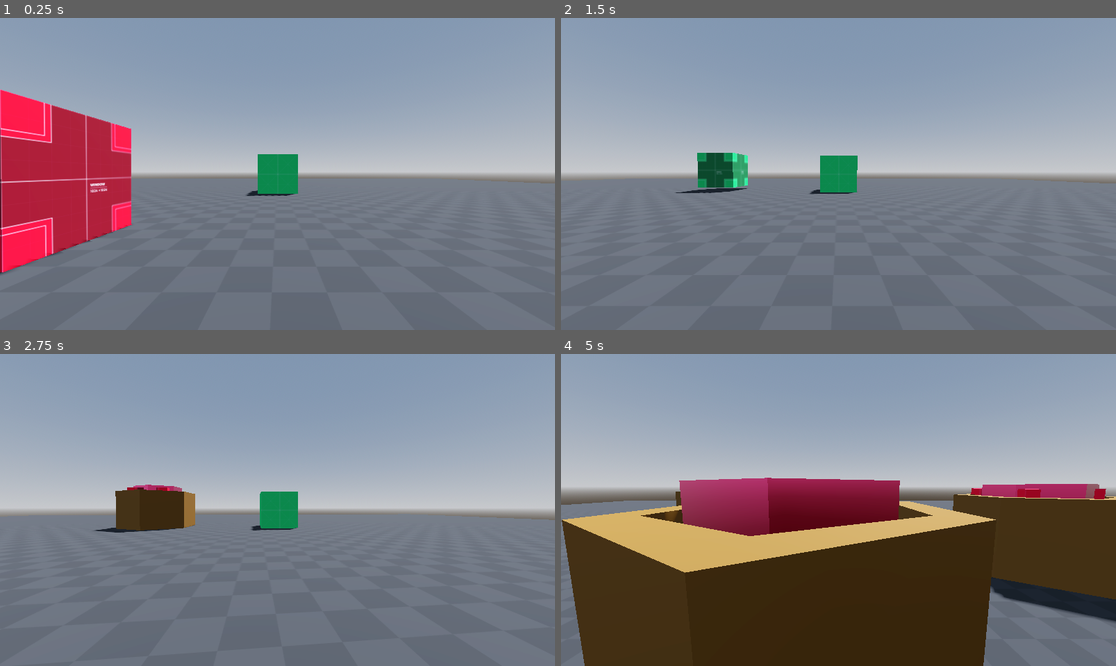
Above: before the commit, frames 1-4 (two rows, left to right).
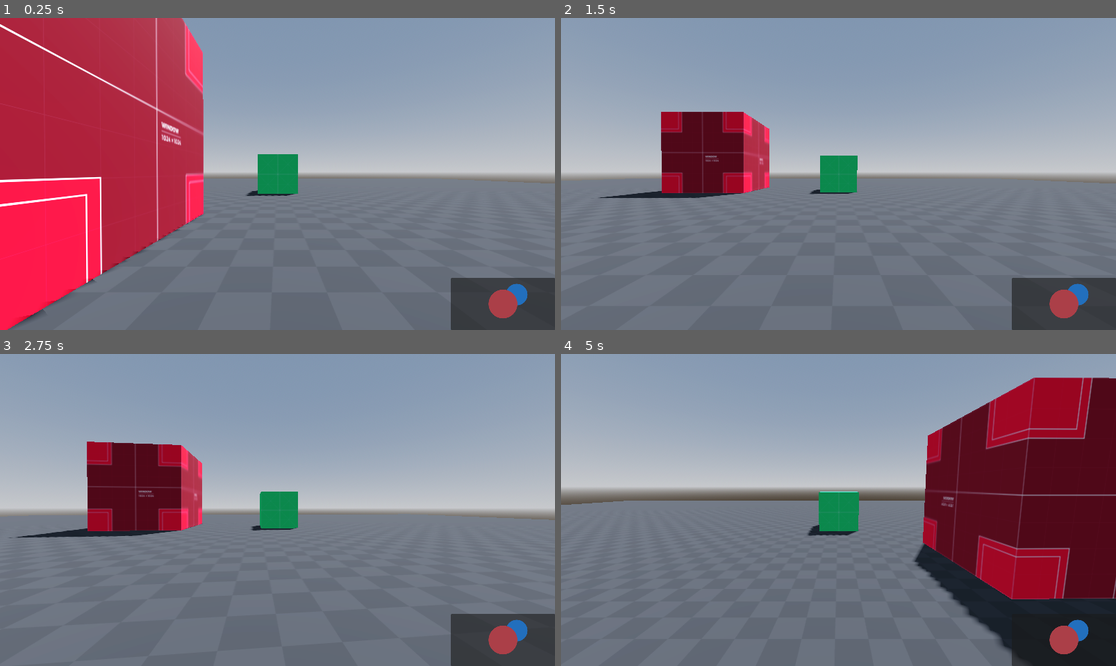
Above: after the commit, the same moments.

Repository: OscarPatchworth/BsOW
Game: Godot game, scene res://GodotExp.tscn
The game is run twice, just before and just after one commit, with the same random seed, the same clock (stepped at 60 frames per second) and the same inputs. The project has no main scene, so this scene is started directly.
Inputs (mouse positions are in pixels of both pictures, inside the frame that each line leads up to):
- Up to frame 1 (0.25 s): no input
- Up to frame 2 (1.5 s): move the mouse to (960, 158) at 0.52 s; click (960, 158) at 0.6 s; move the mouse to (727, 189) at 1.27 s; tap S (cam_down) at 1.35 s
- Up to frame 3 (2.75 s): click (166, 525) at 1.55 s; tap Enter at 2 s; move the mouse to (333, 441) at 2.02 s; tap A (cam_left) at 2.1 s; click (333, 441) at 2.3 s
- Up to frame 4 (5 s): tap Space at 2.75, 4.25 s; move the mouse to (810, 572) at 2.77 s; tap D (cam_right) at 2.85 s; click (810, 572) at 3.05 s; tap Enter at 3.5 s; move the mouse to (1005, 556) at 3.52 s; tap W (cam_up) at 3.6 s; click (1005, 556) at 3.8 s; move the mouse to (672, 463) at 4.27 s; tap Mouse wheel up (cam_zoom_in) at 4.35 s; click (672, 463) at 4.55 s

The runs differ from the first frame. In frame 1, 28% of the frame differs, in the area x 0-100%, y 0-100%; in frame 2, 8.3%; in frame 3, 9.1%; in frame 4, 64%, in the area x 0-100%, y 7-100%.

Commit message:
I forgot to commit in a while. Sorry. A lot has change and I honestly don't remember how much has. There's a terrian class now (just a shell rn) I renamed a bunch of 'terrian' to biome to better distinghish between the terrian model and the biome propety I added a DataStore that helps communicate between Nodes and hold some const, such as material/model paths for the biomes and the biome enum itself. IDK if I should have it seperate e.g. in its own Terrian/Biome class/data-store but ... we'll deal w/ that later when things get too complicated lol Good Luck

Diff:
--- a/Assest_Scenes/BaseTerrianImp.tscn
+++ b/Assest_Scenes/BaseTerrianImp.tscn
@@ -1,6 +1,6 @@
 [gd_scene load_steps=2 format=3 uid="uid://cx2xr4ku7fjji"]
 
-[ext_resource type="PackedScene" uid="uid://bble45d7i3dt2" path="res://Models/Blender_Imports/ProtoTerrian.blend" id="1_imfri"]
+[ext_resource type="PackedScene" uid="uid://bble45d7i3dt2" path="res://Terrian/Models/Blender_Imports/ProtoTerrian.blend" id="1_imfri"]
 
 [node name="ProtoTerrian" instance=ExtResource("1_imfri")]
 
--- a/Assest_Scenes/is_placeable_box.tscn
+++ b/Assest_Scenes/is_placeable_box.tscn
@@ -1,6 +1,6 @@
 [gd_scene load_steps=7 format=3 uid="uid://csjp0fs12pgui"]
 
-[ext_resource type="Script" path="res://Scripts/is_placeable_box.gd" id="1_5udi3"]
+[ext_resource type="Script" path="res://Scripts/main/is_placeable_box.gd" id="1_5udi3"]
 [ext_resource type="Texture2D" uid="uid://cvvwuxrt0xnbi" path="res://Textures/TempTextures/third_person_controller_assets/textures/grids/Green/texture_13.png" id="1_nelum"]
 [ext_resource type="Texture2D" uid="uid://ntuycylqfvn6" path="res://Textures/TempTextures/third_person_controller_assets/textures/grids/Red/texture_13.png" id="2_vxif1"]
 
@@ -10,12 +10,15 @@
 albedo_texture = ExtResource("1_nelum")
 uv1_triplanar = true
 
-[sub_resource type="BoxShape3D" id="BoxShape3D_cltmq"]
+[sub_resource type="CylinderShape3D" id="CylinderShape3D_4d1n6"]
+height = 1.0
+radius = 0.8
 
 [node name="isPlaceableBox" type="Node3D"]
+transform = Transform3D(2.1, 0, 0, 0, 2.1, 0, 0, 0, 2.1, 0, 0, 0)
 script = ExtResource("1_5udi3")
-isCollidingMaterial = ExtResource("2_vxif1")
-isOpenMaterial = ExtResource("1_nelum")
+validPlacementMaterial = ExtResource("1_nelum")
+invalidPlacementMaterial = ExtResource("2_vxif1")
 
 [node name="MeshInstance3D" type="MeshInstance3D" parent="."]
 transform = Transform3D(1, 0, 0, 0, 1, 0, 0, 0, 1, 0, 0.5, 0)
@@ -29,8 +32,8 @@
 collision_mask = 3
 
 [node name="CollisionShape3D" type="CollisionShape3D" parent="Area3D"]
-transform = Transform3D(1.1, 0, 0, 0, 1.1, 0, 0, 0, 1.1, 0, 0, 0)
-shape = SubResource("BoxShape3D_cltmq")
+transform = Transform3D(1, 0, 0, 0, 1, 0, 0, 0, 1, 0, 0.3, 0)
+shape = SubResource("CylinderShape3D_4d1n6")
 
 [connection signal="body_entered" from="Area3D" to="." method="_on_area_3d_body_entered"]
 [connection signal="body_exited" from="Area3D" to="." method="_on_area_3d_body_exited"]
--- a/Assest_Scenes/proto_terrian.tscn
+++ b/Assest_Scenes/proto_terrian.tscn
@@ -1,8 +1,10 @@
-[gd_scene load_steps=2 format=3 uid="uid://b5iwd2wrea8pk"]
+[gd_scene load_steps=3 format=3 uid="uid://b5iwd2wrea8pk"]
 
-[ext_resource type="PackedScene" uid="uid://brqjgcvfcqyjn" path="res://Models/Blender_Imports/ProtoTerrian.glb" id="1_tq4jp"]
+[ext_resource type="PackedScene" uid="uid://brqjgcvfcqyjn" path="res://Terrian/Models/Blender_Imports/ProtoTerrian.glb" id="1_tq4jp"]
+[ext_resource type="Script" path="res://Scripts/classes/Terrian.gd" id="2_dtuhd"]
 
 [node name="ProtoTerrian" instance=ExtResource("1_tq4jp")]
+script = ExtResource("2_dtuhd")
 
 [node name="StaticBody3D" parent="baseHex" index="0"]
 collision_layer = 2
--- a/GodotExp.tscn
+++ b/GodotExp.tscn
@@ -1,13 +1,15 @@
-[gd_scene load_steps=13 format=3 uid="uid://dp1qeccnucfgp"]
+[gd_scene load_steps=17 format=3 uid="uid://dp1qeccnucfgp"]
 
-[ext_resource type="Script" path="res://Scripts/camera_3d.gd" id="1_6jpp0"]
+[ext_resource type="Script" path="res://Scripts/main/data_store.gd" id="1_eofi0"]
 [ext_resource type="Texture2D" uid="uid://bn8wfhbs1omgo" path="res://Textures/TempTextures/third_person_controller_assets/textures/grids/Dark/texture_08.png" id="1_g3s7m"]
 [ext_resource type="PackedScene" uid="uid://ty2bm3kxr1dp" path="res://Textures/TempTextures/box.tscn" id="2_yont3"]
 [ext_resource type="PackedScene" uid="uid://b5iwd2wrea8pk" path="res://Assest_Scenes/proto_terrian.tscn" id="3_dr08r"]
-[ext_resource type="Script" path="res://Scripts/cam_gimbal.gd" id="3_og5xy"]
+[ext_resource type="Script" path="res://Scripts/main/cam_gimbal.gd" id="3_og5xy"]
 [ext_resource type="PackedScene" uid="uid://csjp0fs12pgui" path="res://Assest_Scenes/is_placeable_box.tscn" id="5_lmwb0"]
-[ext_resource type="Script" path="res://Scripts/user_controler.gd" id="6_ju1sv"]
-[ext_resource type="Script" path="res://ply_data_store.gd" id="8_jbgbn"]
+[ext_resource type="Script" path="res://Scripts/main/user_controler.gd" id="6_ju1sv"]
+[ext_resource type="Script" path="res://Scripts/main/ply_data_store.gd" id="8_jbgbn"]
+[ext_resource type="StyleBox" uid="uid://davru3uqkfrwq" path="res://Terrian/Biomes/UI_Textures/BadlandQueue.tres" id="9_ff70u"]
+[ext_resource type="Script" path="res://Scripts/main/queuedBiomeUI.gd" id="9_w476g"]
 
 [sub_resource type="ProceduralSkyMaterial" id="ProceduralSkyMaterial_hufr3"]
 sky_horizon_color = Color(0.64625, 0.65575, 0.67075, 1)
@@ -26,9 +28,32 @@
 albedo_texture = ExtResource("1_g3s7m")
 uv1_triplanar = true
 
+[sub_resource type="GDScript" id="GDScript_5t88j"]
+script/source = "extends Camera3D
+
+# Called when the node enters the scene tree for the first time.
+func _ready() -> void:
+	pass # Replace with function body.
+
+
+# Called every frame. 'delta' is the elapsed time since the previous frame.
+func _process(delta: float) -> void:
+	pass
+"
+
+[sub_resource type="StyleBoxFlat" id="StyleBoxFlat_dofb0"]
+bg_color = Color(0.1332, 0.4366, 0.74, 1)
+corner_radius_top_left = 50
+corner_radius_top_right = 50
+corner_radius_bottom_right = 50
+corner_radius_bottom_left = 50
+
 [node name="Node3D" type="Node3D"]
 
 [node name="Env" type="Node3D" parent="."]
+
+[node name="DataStore" type="Node3D" parent="Env"]
+script = ExtResource("1_eofi0")
 
 [node name="WorldEnvironment" type="WorldEnvironment" parent="Env"]
 environment = SubResource("Environment_1qj3v")
@@ -55,13 +80,10 @@
 [node name="Player" type="Node3D" parent="."]
 transform = Transform3D(0.999863, 0, 0.0165799, 0, 1, 0, -0.0165799, 0, 0.999863, 0, 0, 0)
 
-[node name="isPlaceableBox" parent="Player" instance=ExtResource("5_lmwb0")]
-transform = Transform3D(1, 0, -1.86265e-09, 0, 1, 0, 1.86265e-09, 0, 1, 0, 0, 0)
-
 [node name="UserControler" type="Node3D" parent="Player" node_paths=PackedStringArray("cam", "checkPlaceable")]
 transform = Transform3D(0.999862, 0, -0.0165799, 0, 1, 0, 0.0165799, 0, 0.999862, 0, 0, 0)
 script = ExtResource("6_ju1sv")
-terrianHex = ExtResource("3_dr08r")
+biomeHex = ExtResource("3_dr08r")
 cam = NodePath("../CamGimbal/InnerGimbal/Camera3D")
 checkPlaceable = NodePath("../isPlaceableBox")
 
@@ -76,7 +98,69 @@
 [node name="Camera3D" type="Camera3D" parent="Player/CamGimbal/InnerGimbal"]
 transform = Transform3D(1, 0, 0, 0, 1, 0, 0, 0, 1, 0, 0, 4)
 current = true
-script = ExtResource("1_6jpp0")
+script = SubResource("GDScript_5t88j")
 
 [node name="PlyDataStore" type="Node3D" parent="Player"]
 script = ExtResource("8_jbgbn")
+
+[node name="isPlaceableBox" parent="Player" instance=ExtResource("5_lmwb0")]
+
+[node name="UI" type="Node" parent="."]
+
+[node name="Control" type="Control" parent="UI"]
+layout_mode = 3
+anchors_preset = 3
+anchor_left = 1.0
+anchor_top = 1.0
+anchor_right = 1.0
+anchor_bottom = 1.0
+offset_left = -40.0
+offset_top = -40.0
+grow_horizontal = 0
+grow_vertical = 0
+
+[node name="Panel" type="Panel" parent="UI/Control"]
+layout_mode = 1
+anchors_preset = 3
+anchor_left = 1.0
+anchor_top = 1.0
+anchor_right = 1.0
+anchor_bottom = 1.0
+offset_left = -360.0
+offset_top = -180.0
+grow_horizontal = 0
+grow_vertical = 0
+script = ExtResource("9_w476g")
+
+[node name="QueuedBiome" type="Panel" parent="UI/Control/Panel"]
+unique_name_in_owner = true
+layout_mode = 1
+anchors_preset = 8
+anchor_left = 0.5
+anchor_top = 0.5
+anchor_right = 0.5
+anchor_bottom = 0.5
+offset_left = 10.0
+offset_top = -70.0
+offset_right = 85.0
+offset_bottom = 5.0
+grow_horizontal = 2
+grow_vertical = 2
+theme_override_styles/panel = SubResource("StyleBoxFlat_dofb0")
+
+[node name="ActiveBiome" type="Panel" parent="UI/Control/Panel"]
+layout_mode = 1
+anchors_preset = 8
+anchor_left = 0.5
+anchor_top = 0.5
+anchor_right = 0.5
+anchor_bottom = 0.5
+offset_left = -50.0
+offset_top = -50.0
+offset_right = 50.0
+offset_bottom = 50.0
+grow_horizontal = 2
+grow_vertical = 2
+theme_override_styles/panel = ExtResource("9_ff70u")
+
+[connection signal="biome_placed" from="Player/UserControler" to="Env/DataStore" method="_on_user_controler_biome_placed"]
--- a/Scripts/camera_3d.gd
+++ /dev/null
@@ -1,10 +0,0 @@
-extends Camera3D
-
-# Called when the node enters the scene tree for the first time.
-func _ready() -> void:
-	pass # Replace with function body.
-
-
-# Called every frame. 'delta' is the elapsed time since the previous frame.
-func _process(delta: float) -> void:
-	pass
--- /dev/null
+++ b/Scripts/classes/Terrian.gd
@@ -0,0 +1,31 @@
+class_name Terrian extends Node3D
+
+@onready var dataStore = load("res://Scripts/main/data_store.gd")
+@onready var terrianMesh = $baseHex
+@onready var biomeMesh = $biomeHex
+
+@onready var currentBiome = dataStore.biomeType.Plasma
+
+#Terrian Has:
+#Biome
+#Resources
+#Weather overide BOOL
+#POS Vector3
+#ROT Vector3
+#Building: Class
+#Units: [Units]
+
+
+
+# Called when the node enters the scene tree for the first time.
+func _ready(currentBiome = dataStore.biomeType.Plasma) -> void:
+	match currentBiome:
+		dataStore.biomeType.Plasma:
+
+			pass
+
+
+
+# Called every frame. 'delta' is the elapsed time since the previous frame.
+func _process(delta: float) -> void:
+	pass
--- /dev/null
+++ b/Scripts/main/data_store.gd
@@ -0,0 +1,43 @@
+extends Node3D
+
+#BIOME TYPES
+enum biomeType {Badlands, Coast, Forest, Mount, Ocean, Plains, Plasma}
+#Biome Material Links
+const BADLANDS_MATERIAL = "res://Terrian/Biomes/Materials/Terrian_Badlands.tres"
+const COAST_MATERIAL = "res://Terrian/Biomes/Materials/Terrian_Coast.tres"
+const FOREST_MATERIAL = "res://Terrian/Biomes/Materials/Terrian_Forest.tres"
+const MOUNT_MATERIAL = "res://Terrian/Biomes/Materials/Terrian_Mount.tres"
+const OCEAN_MATERIAL = "res://Terrian/Biomes/Materials/Terrian_Ocean.tres"
+const PLAINS_MATERIAL ="res://Terrian/Biomes/Materials/Terrian_Plains.tres"
+const PLASMA_MATERIAL = "res://Terrian/Biomes/Materials/Terrian_Plasma.tres"
+#Biome Texture Links
+const BADLANDS_STYLEBOX = "res://Terrian/Biomes/UI_Textures/BadlandQueue.tres"
+const COAST_STYLEBOX = "res://Terrian/Biomes/UI_Textures/CoastQueue.tres"
+const FOREST_STYLEBOX = "res://Terrian/Biomes/UI_Textures/ForesetQueue.tres"
+const MOUNT_STYLEBOX = "res://Terrian/Biomes/UI_Textures/Mount.tres"
+const OCEAN_STYLEBOX = "res://Terrian/Biomes/UI_Textures/OceanQueue.tres"
+const PLAINS_STYLEBOX = "res://Terrian/Biomes/UI_Textures/PlainsQueue.tres"
+const PLASMA_STLEBOX = "res://Terrian/Biomes/UI_Textures/PlasmaQueue.tres"
+
+
+#Biome UI Queue
+var nextbiome: biomeType
+var queuedbiome: biomeType
+
+@onready var UIscript = $"../../UI/Control/Panel"
+
+# Called when the node enters the scene tree for the first time.
+func _ready() -> void:
+	pass # Replace with function body.
+
+
+# Called every frame. 'delta' is the elapsed time since the previous frame.
+func _process(delta: float) -> void:
+	pass
+
+
+func _on_user_controler_biome_placed() -> void:
+	nextbiome = queuedbiome
+	queuedbiome = biomeType.values().pick_random()
+	UIscript.updated_biome_queue(nextbiome, queuedbiome)
+	pass # Replace with function body.
--- a/Scripts/is_placeable_box.gd
+++ b/Scripts/main/is_placeable_box.gd
@@ -1,25 +1,25 @@
 extends Node3D
 
 @onready var mesh = $MeshInstance3D
-@export var isCollidingMaterial: Texture
-@export var isOpenMaterial: Texture
+@export var validPlacementMaterial: Texture
+@export var invalidPlacementMaterial: Texture
 @onready var Ply := $"../UserControler"
 
 # Called when the node enters the scene tree for the first time.
 func _ready() -> void:
-	changeMaterial(isOpenMaterial)
+	changeMaterial(invalidPlacementMaterial)
 
 # Called every frame. 'delta' is the elapsed time since the previous frame.
 func _process(delta: float) -> void:
 	pass
 
 func _on_area_3d_body_entered(body: Node3D) -> void:
-	changeMaterial(isCollidingMaterial)
+	changeMaterial(validPlacementMaterial)
 	Ply.updateIsPlaceable(false)
 
 
 func _on_area_3d_body_exited(body: Node3D) -> void:
-	changeMaterial(isOpenMaterial)
+	changeMaterial(invalidPlacementMaterial)
 	Ply.updateIsPlaceable(true)
 
 func changeMaterial(img: Texture) -> void:
--- /dev/null
+++ b/Scripts/main/queuedBiomeUI.gd
@@ -0,0 +1,48 @@
+extends Panel
+
+@onready var activeQueuedBiomeUI = $ActiveBiome
+@onready var queuedBiomeUI = %QueuedBiome
+@onready var dataStore = $"../../../Env/DataStore"
+
+# Called when the node enters the scene tree for the first time.
+func _ready() -> void:
+	pass
+
+# Called every frame. 'delta' is the elapsed time since the previous frame.
+func _process(delta: float) -> void:
+	pass
+
+
+func updated_biome_queue(activeQueuedBiome: Variant, queuedBiome: Variant) -> void:
+	match  activeQueuedBiome:
+		dataStore.biomeType.Badlands:
+			activeQueuedBiomeUI.add_theme_stylebox_override("panel", load(dataStore.BADLANDS_STYLEBOX))
+		dataStore.biomeType.Coast:
+			activeQueuedBiomeUI.add_theme_stylebox_override("panel", load(dataStore.COAST_STYLEBOX))
+		dataStore.biomeType.Forest:
+			activeQueuedBiomeUI.add_theme_stylebox_override("panel", load(dataStore.FOREST_STYLEBOX))
+		dataStore.biomeType.Mount:
+			activeQueuedBiomeUI.add_theme_stylebox_override("panel", load(dataStore.MOUNT_STYLEBOX))
+		dataStore.biomeType.Ocean:
+			activeQueuedBiomeUI.add_theme_stylebox_override("panel", load(dataStore.OCEAN_STYLEBOX))
+		dataStore.biomeType.Plains:
+			activeQueuedBiomeUI.add_theme_stylebox_override("panel", load(dataStore.PLAINS_STYLEBOX))
+		dataStore.biomeType.Plasma:
+			activeQueuedBiomeUI.add_theme_stylebox_override("panel", load(dataStore.PLASMA_STLEBOX))
+
+	####
+	match  queuedBiome:
+		dataStore.biomeType.Badlands:
+			queuedBiomeUI.add_theme_stylebox_override("panel", load(dataStore.BADLANDS_STYLEBOX))
+		dataStore.biomeType.Coast:
+			queuedBiomeUI.add_theme_stylebox_override("panel", load(dataStore.COAST_STYLEBOX))
+		dataStore.biomeType.Forest:
+			queuedBiomeUI.add_theme_stylebox_override("panel", load(dataStore.FOREST_STYLEBOX))
+		dataStore.biomeType.Mount:
+			queuedBiomeUI.add_theme_stylebox_override("panel", load(dataStore.MOUNT_STYLEBOX))
+		dataStore.biomeType.Ocean:
+			queuedBiomeUI.add_theme_stylebox_override("panel", load(dataStore.OCEAN_STYLEBOX))
+		dataStore.biomeType.Plains:
+			queuedBiomeUI.add_theme_stylebox_override("panel", load(dataStore.PLAINS_STYLEBOX))
+		dataStore.biomeType.Plasma:
+			queuedBiomeUI.add_theme_stylebox_override("panel", load(dataStore.PLASMA_STLEBOX))
--- a/Scripts/user_controler.gd
+++ b/Scripts/main/user_controler.gd
@@ -1,10 +1,12 @@
 extends Node3D
 
-@export var terrianHex: PackedScene
+@export var biomeHex: PackedScene
 #@export var checkPlacementObj: PackedScene
 @export var cam: Camera3D
 @export var checkPlaceable: Node3D
 var mouse = Vector2()
+
+signal biome_placed
 
 #Get cam and world space init
 var space_state
@@ -12,11 +14,11 @@
 #Get raycast points
 var mouseRayStart
 var mouseRayEnd
-
+#
+const RAY_LENGTH = 100
 #
 var isPlaceable : bool
-#
-const RAY_LENGTH = 100
+
 
 func _ready() -> void:
 	isPlaceable = false
@@ -42,9 +44,10 @@
 func spawnTerrian() -> void:
 	var result = raycastPlaceable()
 	if result: #if hits valid position
-		var newHex = terrianHex.instantiate()
+		var newHex = biomeHex.instantiate()
 		owner.add_child(newHex)
 		newHex.position = result["position"]
+		emit_signal("biome_placed")
 #
 #
 func raycatIslnad() -> Dictionary:
@@ -77,13 +80,8 @@
 	var result = raycastPlaceable()
 	if result and obj: #if hits valid position
 		obj.position = result["position"]
-		obj.position.y = obj.position.y +0.1
+		#obj.position.y = obj.position.y +0.1
 #
 func updateIsPlaceable(isNotColliding: bool) -> void:
 	isPlaceable = isNotColliding
 #
-func _on_canPlace_exited(emitter):
-	print("emitterH")
-	isPlaceable = true
-	print("emitterH")
-#
--- /dev/null
+++ b/Terrian/Biomes/UI_Textures/BadlandQueue.tres
@@ -0,0 +1,8 @@
+[gd_resource type="StyleBoxFlat" format=3 uid="uid://davru3uqkfrwq"]
+
+[resource]
+bg_color = Color(0.67, 0.2479, 0.283075, 1)
+corner_radius_top_left = 50
+corner_radius_top_right = 50
+corner_radius_bottom_right = 50
+corner_radius_bottom_left = 50
--- /dev/null
+++ b/Terrian/Biomes/UI_Textures/CoastQueue.tres
@@ -0,0 +1,8 @@
+[gd_resource type="StyleBoxFlat" format=3 uid="uid://bxtlt4x7stpu4"]
+
+[resource]
+bg_color = Color(0.3551, 0.67, 0.654255, 1)
+corner_radius_top_left = 50
+corner_radius_top_right = 50
+corner_radius_bottom_right = 50
+corner_radius_bottom_left = 50
--- /dev/null
+++ b/Terrian/Biomes/UI_Textures/ForesetQueue.tres
@@ -0,0 +1,8 @@
+[gd_resource type="StyleBoxFlat" format=3 uid="uid://claixnea6jps7"]
+
+[resource]
+bg_color = Color(0.20436, 0.39, 0.1716, 1)
+corner_radius_top_left = 50
+corner_radius_top_right = 50
+corner_radius_bottom_right = 50
+corner_radius_bottom_left = 50
--- /dev/null
+++ b/Terrian/Biomes/UI_Textures/Mount.tres
@@ -0,0 +1,8 @@
+[gd_resource type="StyleBoxFlat" format=3 uid="uid://dhbj6a3lq22kb"]
+
+[resource]
+bg_color = Color(0.38031, 0.3066, 0.42, 1)
+corner_radius_top_left = 50
+corner_radius_top_right = 50
+corner_radius_bottom_right = 50
+corner_radius_bottom_left = 50
--- /dev/null
+++ b/Terrian/Biomes/UI_Textures/OceanQueue.tres
@@ -0,0 +1,8 @@
+[gd_resource type="StyleBoxFlat" format=3 uid="uid://n3435syovfl3"]
+
+[resource]
+bg_color = Color(0.0901961, 0.207843, 0.466667, 1)
+corner_radius_top_left = 50
+corner_radius_top_right = 50
+corner_radius_bottom_right = 50
+corner_radius_bottom_left = 50
--- /dev/null
+++ b/Terrian/Biomes/UI_Textures/PlainsQueue.tres
@@ -0,0 +1,8 @@
+[gd_resource type="StyleBoxFlat" format=3 uid="uid://caihxj3378c5c"]
+
+[resource]
+bg_color = Color(0.6, 0.670588, 0.196078, 1)
+corner_radius_top_left = 50
+corner_radius_top_right = 50
+corner_radius_bottom_right = 50
+corner_radius_bottom_left = 50
--- /dev/null
+++ b/Terrian/Biomes/UI_Textures/PlasmaQueue.tres
@@ -0,0 +1,8 @@
+[gd_resource type="StyleBoxFlat" format=3 uid="uid://pblpcfy8bh0"]
+
+[resource]
+bg_color = Color(0.68, 0.1836, 0.373887, 1)
+corner_radius_top_left = 50
+corner_radius_top_right = 50
+corner_radius_bottom_right = 50
+corner_radius_bottom_left = 50
Renamed: Scripts/cam_gimbal.gd -> Scripts/main/cam_gimbal.gd
Renamed: ply_data_store.gd -> Scripts/main/ply_data_store.gd
Renamed: Materials/Terrian_Badlands.tres -> Terrian/Biomes/Materials/Terrian_Badlands.tres
Renamed: Materials/Terrian_Base.tres -> Terrian/Biomes/Materials/Terrian_Base.tres
Renamed: Materials/Terrian_Coast.tres -> Terrian/Biomes/Materials/Terrian_Coast.tres
Renamed: Materials/Terrian_Forest.tres -> Terrian/Biomes/Materials/Terrian_Forest.tres
Renamed: Materials/Terrian_Mount.tres -> Terrian/Biomes/Materials/Terrian_Mount.tres
Renamed: Materials/Terrian_Ocean.tres -> Terrian/Biomes/Materials/Terrian_Ocean.tres
Renamed: Materials/Terrian_Plains.tres -> Terrian/Biomes/Materials/Terrian_Plains.tres
Renamed: Materials/Terrian_Plasma.tres -> Terrian/Biomes/Materials/Terrian_Plasma.tres
Not shown, changed: Terrian/Models/Blender_Imports/ProtoTerrian.blend.import
Renamed: Models/Blender_Imports/ProtoTerrian.glb -> Terrian/Models/Blender_Imports/ProtoTerrian.glb
(and 8 more such lines)
